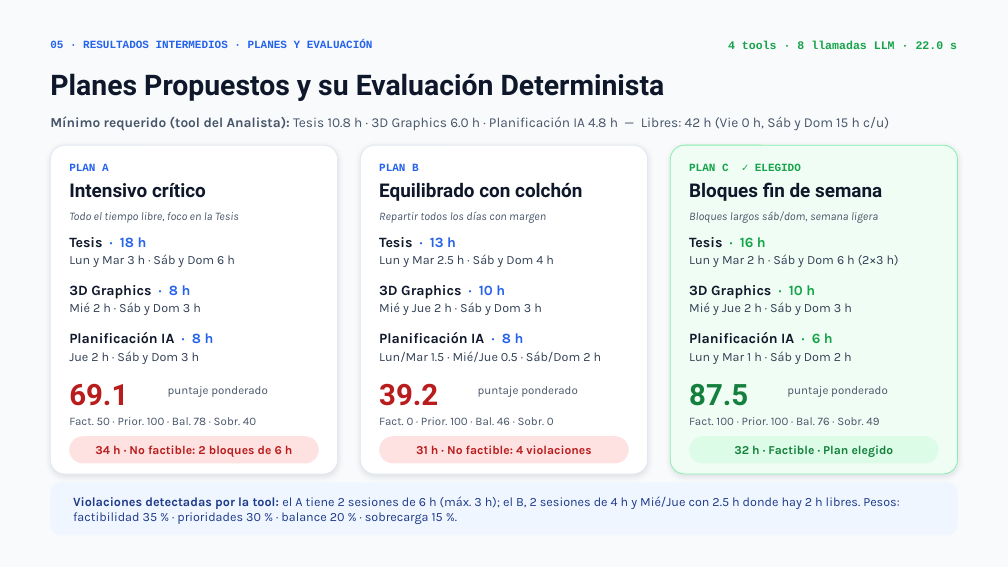
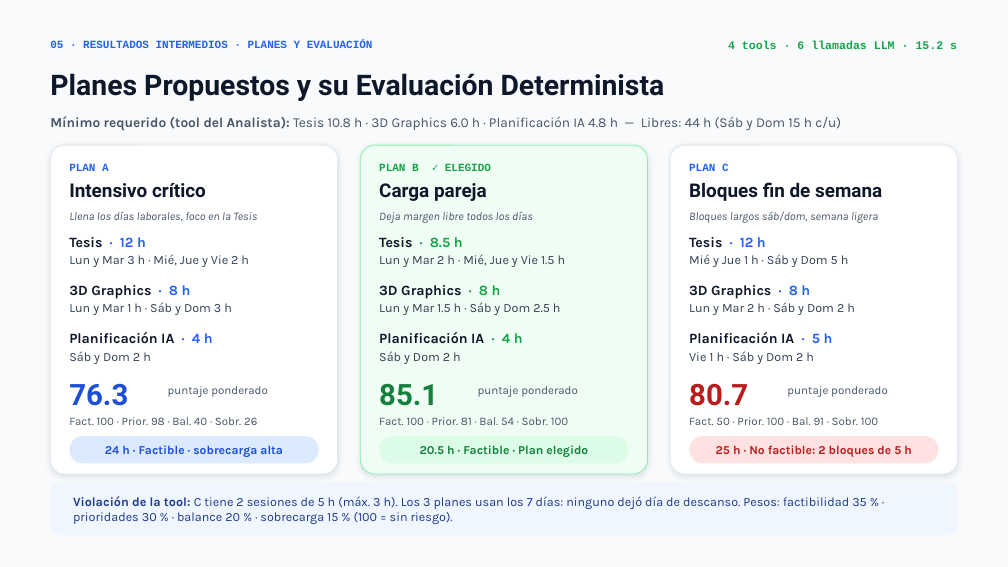
Before and after one commit to ByJuanDiego/Hackaton-7, a slide deck: slide 6 of Planificador_de_Estudio_Multi-Agente.pptx. Drawn at 1008x567 pixels with LibreOffice and Linux fonts; fonts in the diff are those of the drawing. Boxes give left, top, right and bottom in pixels: in the first picture for what was removed or moved away, otherwise in the second. Text is boxed around its words. In the diff, an @@ line names an element or a change of style, - is before the commit and + after.

```diff
--- a/Planificador_de_Estudio_Multi-Agente.pptx
+++ b/Planificador_de_Estudio_Multi-Agente.pptx
@@ text at [728,41,957,49]: text changed @@
-4 tools · 8 llamadas LLM · 22.0 s
+4 tools · 6 llamadas LLM · 15.2 s
@@ text at [50,116,841,131]: text changed @@
-Mínimo requerido (tool del Analista): Tesis 10.8 h · 3D Graphics 6.0 h · Planificación IA 4.8 h — Libres: 42 h (Vie 0 h, Sáb y Dom 15 h c/u)
+Mínimo requerido (tool del Analista): Tesis 10.8 h · 3D Graphics 6.0 h · Planificación IA 4.8 h — Libres: 44 h (Sáb y Dom 15 h c/u)
@@ rounded rectangle at [361,145,648,474]: fill #FFFFFF to #F0FDF4; outline #E2E8F0 0.75 pt to #86EFAC 0.75 pt @@
@@ rounded rectangle at [671,145,958,474]: fill #F0FDF4 to #FFFFFF; outline #86EFAC 0.75 pt to #E2E8F0 0.75 pt @@
@@ text at [379,163,588,457]: text changed; text colour #2563EB to #16A34A @@
-PLAN B
+PLAN B ✓ ELEGIDO
@@ text at [689,163,729,171]: text changed; text colour #16A34A to #2563EB @@
-PLAN C ✓ ELEGIDO
+PLAN C
@@ text at [379,183,487,201]: text changed @@
-Equilibrado con colchón
+Carga pareja
@@ text at [69,237,249,267]: text changed @@
-Tesis · 18 h
-Lun y Mar 3 h · Sáb y Dom 6 h
+Tesis · 12 h
+Lun y Mar 3 h · Mié, Jue y Vie 2 h
@@ text at [69,212,257,221]: text changed @@
-Todo el tiempo libre, foco en la Tesis
+Llena los días laborales, foco en la Tesis
@@ text at [379,237,566,267]: text changed @@
-Tesis · 13 h
-Lun y Mar 2.5 h · Sáb y Dom 4 h
+Tesis · 8.5 h
+Lun y Mar 2 h · Mié, Jue y Vie 1.5 h
@@ text at [379,212,533,223]: text changed @@
-Repartir todos los días con margen
+Deja margen libre todos los días
@@ text at [689,237,849,267]: text changed @@
-Tesis · 16 h
-Lun y Mar 2 h · Sáb y Dom 6 h (2×3 h)
+Tesis · 12 h
+Mié y Jue 1 h · Sáb y Dom 5 h
@@ text at [379,285,561,315]: text changed @@
-3D Graphics · 10 h
-Mié y Jue 2 h · Sáb y Dom 3 h
+3D Graphics · 8 h
+Lun y Mar 1.5 h · Sáb y Dom 2.5 h
@@ text at [689,285,855,315]: text changed @@
-3D Graphics · 10 h
-Mié y Jue 2 h · Sáb y Dom 3 h
+3D Graphics · 8 h
+Lun y Mar 2 h · Sáb y Dom 2 h
@@ text at [69,302,232,315]: text changed @@
-Mié 2 h · Sáb y Dom 3 h
+Lun y Mar 1 h · Sáb y Dom 3 h
@@ text at [69,332,213,364]: text changed @@
-Planificación IA · 8 h
-Jue 2 h · Sáb y Dom 3 h
+Planificación IA · 4 h
+Sáb y Dom 2 h
@@ text at [379,332,523,364]: text changed; size 12 to 13.5 pt; text colour #334155 to #0F172A; bold on @@
-Planificación IA · 8 h
-Lun/Mar 1.5 · Mié/Jue 0.5 · Sáb/Dom 2 h
+Planificación IA · 4 h
+Sáb y Dom 2 h
@@ text at [689,332,833,364]: text changed; size 12 to 13.5 pt; text colour #334155 to #0F172A; bold on @@
-Planificación IA · 6 h
-Lun y Mar 1 h · Sáb y Dom 2 h
+Planificación IA · 5 h
+Vie 1 h · Sáb y Dom 2 h
@@ text at [69,383,128,406]: text changed; text colour #B91C1C to #1D4ED8 @@
-69.1
+76.3
@@ text at [379,383,438,406]: text changed; text colour #B91C1C to #15803D @@
-39.2
+85.1
@@ text at [689,383,748,406]: text changed; text colour #15803D to #B91C1C @@
-87.5
+80.7
@@ text at [69,417,257,425]: text changed @@
-Fact. 50 · Prior. 100 · Bal. 78 · Sobr. 40
+Fact. 100 · Prior. 98 · Bal. 40 · Sobr. 26
@@ text at [379,417,569,425]: text changed @@
-Fact. 0 · Prior. 100 · Bal. 46 · Sobr. 0
+Fact. 100 · Prior. 81 · Bal. 54 · Sobr. 100
@@ text at [689,417,879,425]: text changed @@
-Fact. 100 · Prior. 100 · Bal. 76 · Sobr. 49
+Fact. 50 · Prior. 100 · Bal. 91 · Sobr. 100
@@ rounded rectangle "24 h · Factible · ..." at [70,436,319,464]: fill #FEE2E2 to #DBEAFE @@
@@ text in rounded rectangle at [105,445,283,457]: text changed; text colour #B91C1C to #1D4ED8 @@
-34 h · No factible: 2 bloques de 6 h
+24 h · Factible · sobrecarga alta
@@ rounded rectangle "20.5 h · Factible · ..." at [380,436,629,464]: fill #FEE2E2 to #DCFCE7 @@
@@ text in rounded rectangle at [420,445,543,454]: text changed; text colour #B91C1C to #15803D @@
-31 h · No factible: 4 violaciones
+20.5 h · Factible · Plan elegido
@@ rounded rectangle "25 h · No factible: ..." at [690,436,939,464]: fill #DCFCE7 to #FEE2E2 @@
@@ text in rounded rectangle at [716,445,912,457]: text changed; text colour #15803D to #B91C1C @@
-32 h · Factible · Plan elegido
+25 h · No factible: 2 bloques de 5 h
@@ text in rounded rectangle at [73,496,867,524]: text changed @@
-Violaciones detectadas por la tool: el A tiene 2 sesiones de 6 h (máx. 3 h); el B, 2 sesiones de 4 h y Mié/Jue con 2.5 h donde hay 2 h libres. Pesos: factibilidad 35 % · prioridades 30 % · balance 20 % · sobrecarga 15 %.
+Violación de la tool: C tiene 2 sesiones de 5 h (máx. 3 h). Los 3 planes usan los 7 días: ninguno dejó día de descanso. Pesos: factibilidad 35 % · prioridades 30 % · balance 20 % · sobrecarga 15 % (100 = sin riesgo).
```
Also in this commit, not shown: 5 other slides changed, 3 other files.
